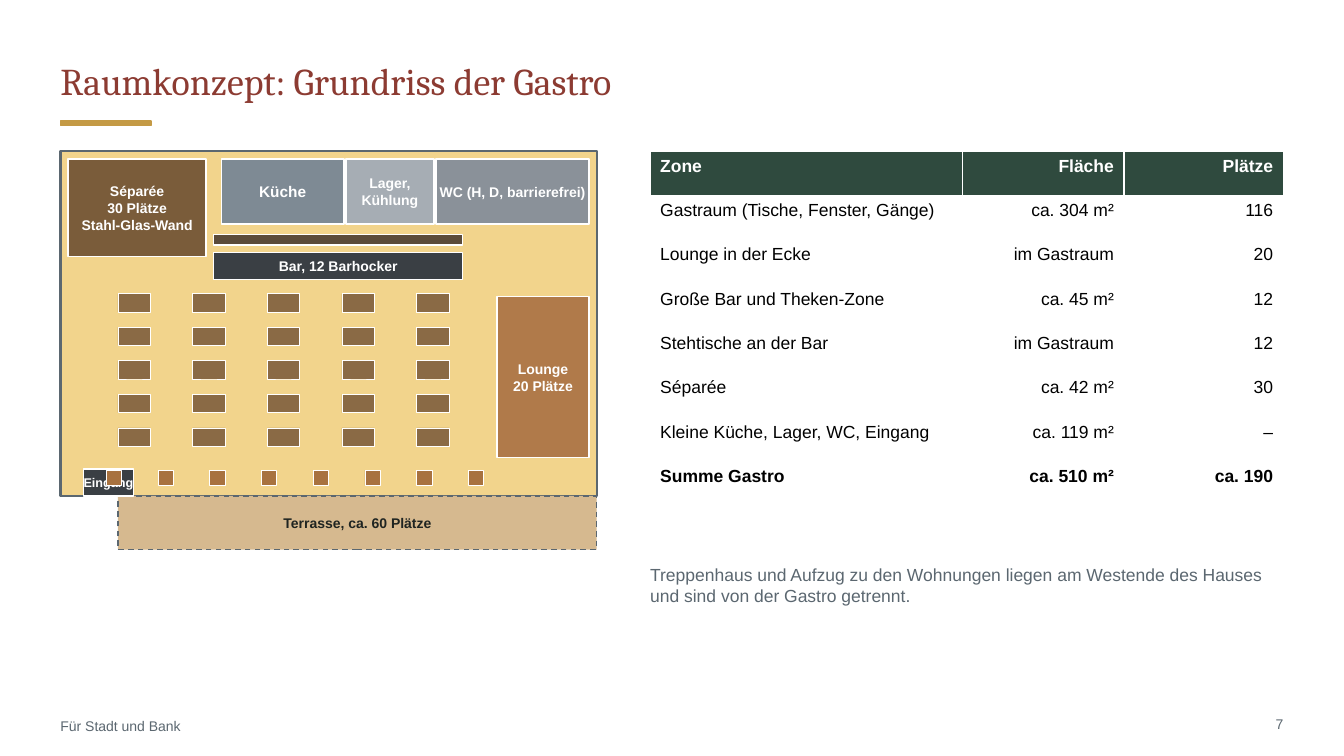
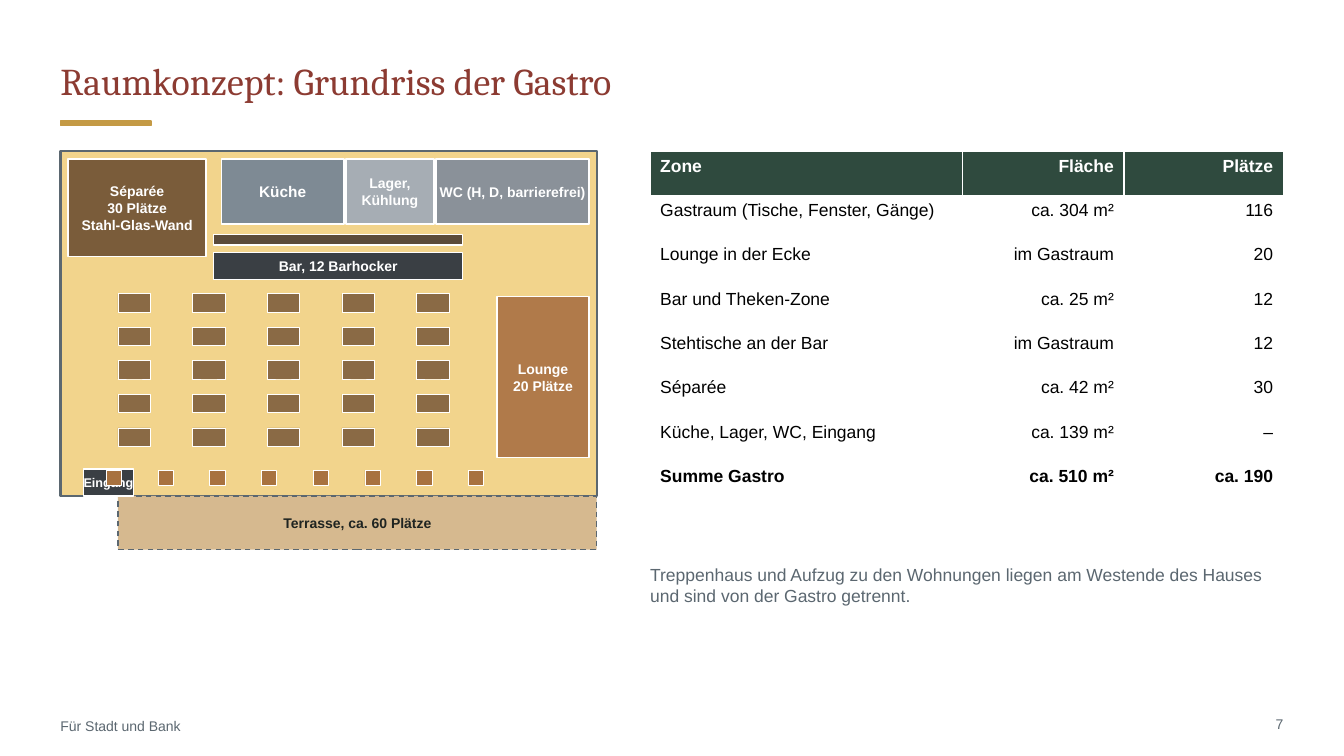
Before and after one commit to CartoonUsername/bau-projekt, a slide deck: slide 7 of praesentation/Neue-Mitte-Werlte_Baufeld3_Gastro-Konzept.pptx. Drawn at 1344x756 pixels with LibreOffice and Linux fonts; fonts in the diff are those of the drawing. Boxes give left, top, right and bottom in pixels: in the first picture for what was removed or moved away, otherwise in the second. Text is boxed around its words. In the diff, an @@ line names an element or a change of style, - is before the commit and + after.

```diff
--- a/praesentation/Neue-Mitte-Werlte_Baufeld3_Gastro-Konzept.pptx
+++ b/praesentation/Neue-Mitte-Werlte_Baufeld3_Gastro-Konzept.pptx
@@ table at (x1=650, y1=151, x2=1284, y2=486) @@
-row 4, column 1: Große Bar und Theken-Zone
+row 4, column 1: Bar und Theken-Zone
-row 4, column 2: ca. 45 m²
+row 4, column 2: ca. 25 m²
-row 7, column 1: Kleine Küche, Lager, WC, Eingang
+row 7, column 1: Küche, Lager, WC, Eingang
-row 7, column 2: ca. 119 m²
+row 7, column 2: ca. 139 m²
```
Also in this commit, not shown: 12 other slides changed, 9 other files.
